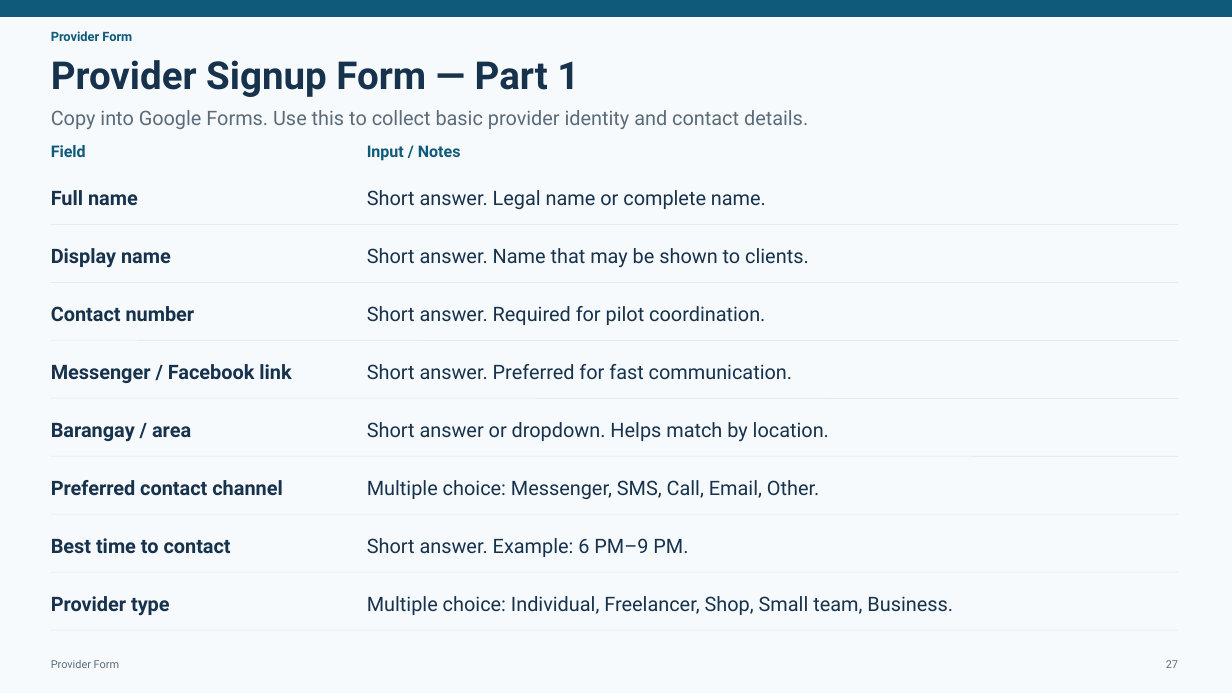
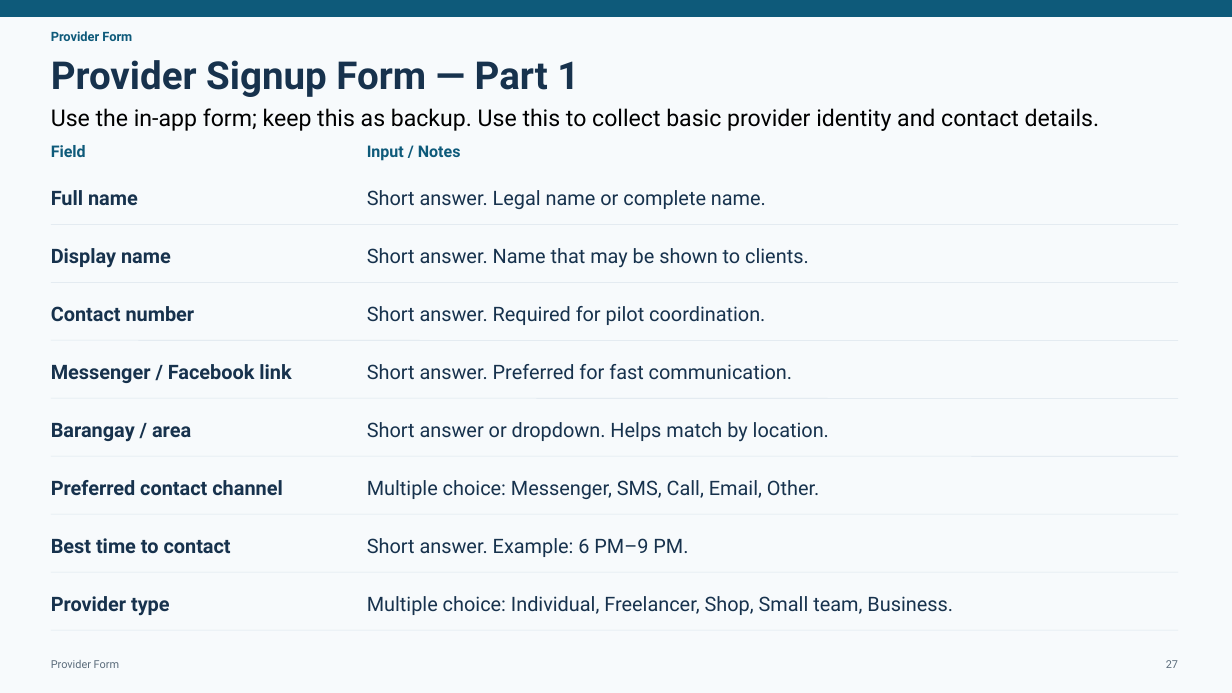
Before and after one commit to jmaeacido/kaila, a slide deck: slide 27 of KAILA_Founder_Grade_Package/KAILA Founder Presentation/presentation/KAILA_Detailed_To_Do_List_with_Templates_and_Forms_Presentation.pptx. Drawn at 1232x693 pixels with LibreOffice and Linux fonts; fonts in the diff are those of the drawing. Boxes give left, top, right and bottom in pixels: in the first picture for what was removed or moved away, otherwise in the second. Text is boxed around its words. In the diff, an @@ line names an element or a change of style, - is before the commit and + after.

```diff
--- a/KAILA_Founder_Grade_Package/KAILA Founder Presentation/presentation/KAILA_Detailed_To_Do_List_with_Templates_and_Forms_Presentation.pptx
+++ b/KAILA_Founder_Grade_Package/KAILA Founder Presentation/presentation/KAILA_Detailed_To_Do_List_with_Templates_and_Forms_Presentation.pptx
@@ text at [51,108,1100,131]: text changed; size 15.5 to 18 pt; text colour #5A6B7A to #000000 @@
-Copy into Google Forms. Use this to collect basic provider identity and contact details.
+Use the in-app form; keep this as backup. Use this to collect basic provider identity and contact details.
```
Also in this commit, not shown: 4 other slides changed, 21 other files.
